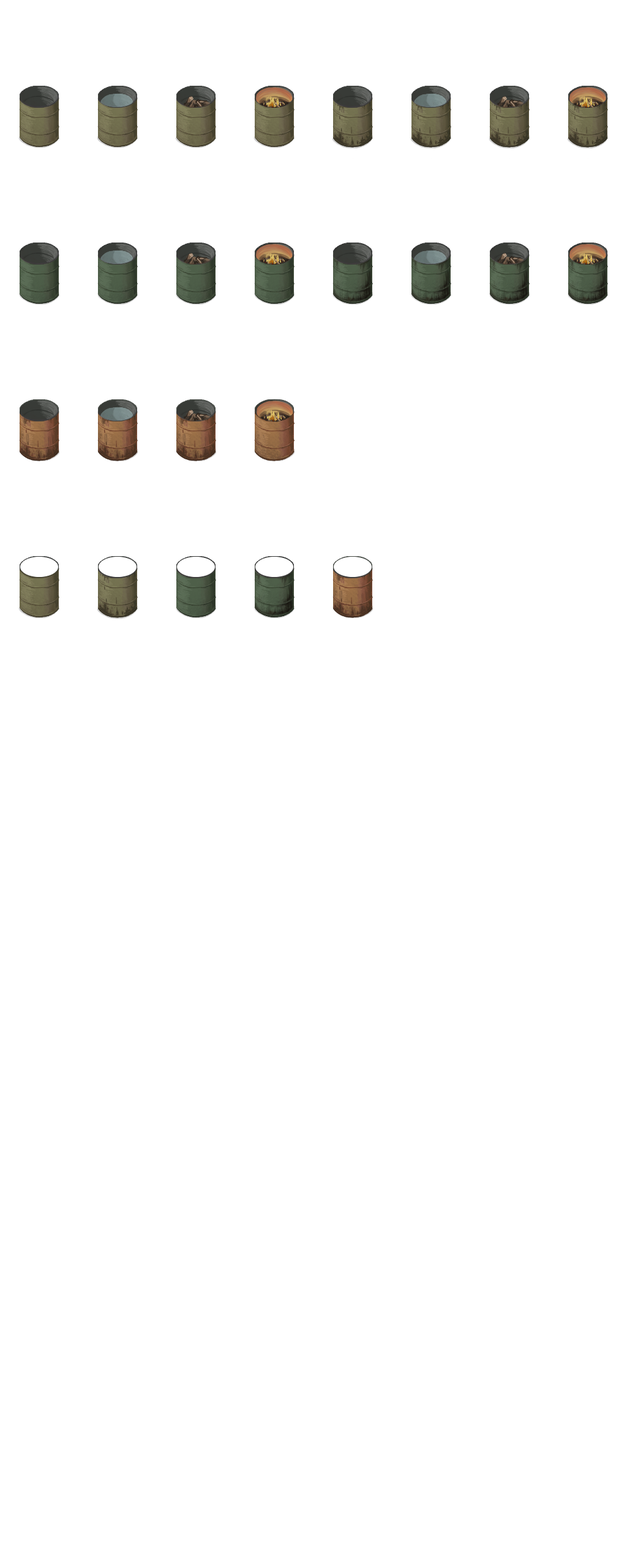
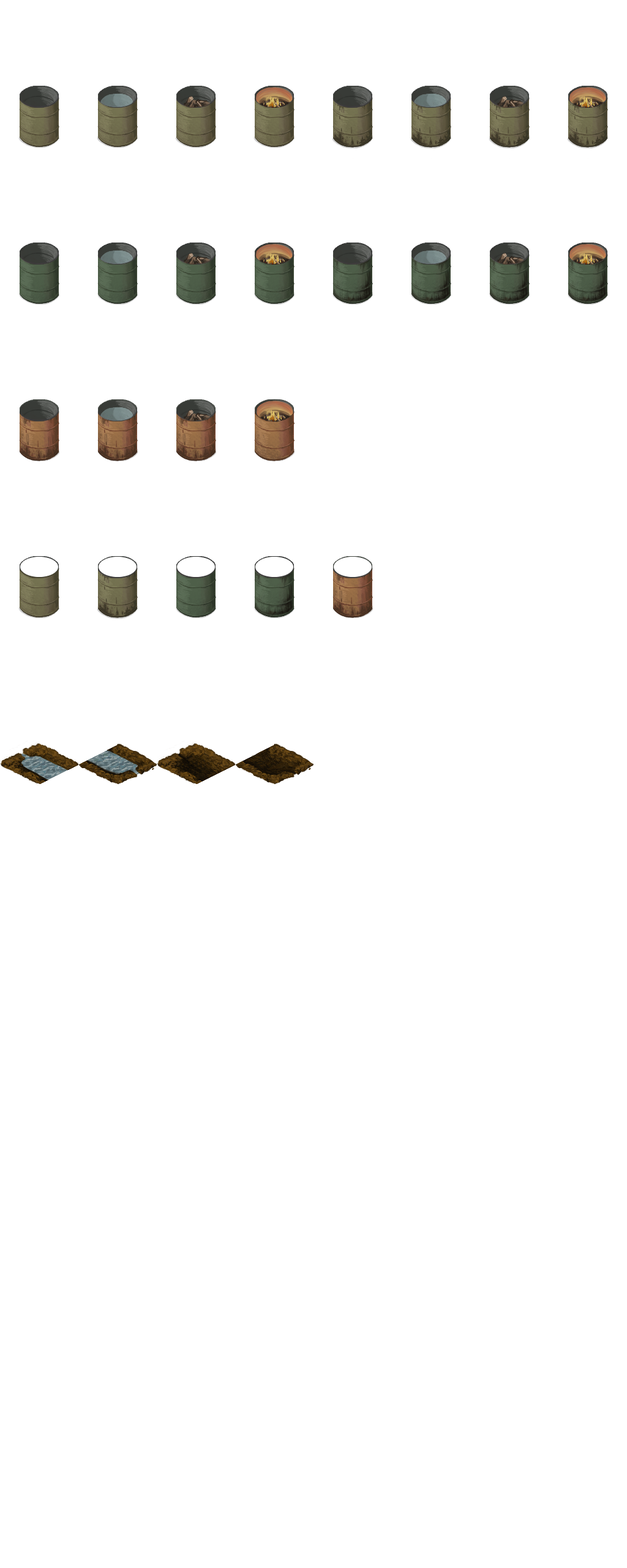
Layer changes from the first w=627, h=1568 image to the second:
added group "ditch" with 23 layers above "metaldrum_overlay" over bbox(0, 740, 314, 786)
added group "ditch_no_water_w" with 3 layers in group "ditch" over bbox(151, 740, 236, 786)
added layer "floor copy 6" (1st of 2, in "ditch" › "ditch_no_water_w") in group "ditch_no_water_w" over bbox(151, 740, 236, 786)
added layer "water copy 2" (1st of 2, in "ditch" › "ditch_no_water_w") in group "ditch_no_water_w" over bbox(158, 744, 236, 784)
added group "ditch_no_water_e" with 3 layers in group "ditch" over bbox(235, 743, 314, 785)
added layer "floor" (2nd of 4, in "ditch" › "ditch_no_water_e") in group "ditch_no_water_e" over bbox(235, 743, 314, 785)
added layer "water copy 3" (1st of 3, in "ditch" › "ditch_no_water_e") in group "ditch_no_water_e" over bbox(236, 744, 314, 784)
added group "ditch_water_w" with 3 layers in group "ditch" over bbox(0, 740, 79, 786)
added layer "floor copy 5" (2nd of 2, in "ditch" › "ditch_water_w") in group "ditch_water_w" over bbox(0, 740, 79, 786)
added layer "water copy 2" (2nd of 2, in "ditch" › "ditch_water_w") in group "ditch_water_w" over bbox(1, 744, 79, 784)
added group "ditch_water_e" with 3 layers in group "ditch" over bbox(78, 743, 162, 785)
added layer "floor copy 3" (2nd of 2, in "ditch" › "ditch_water_e") in group "ditch_water_e" over bbox(78, 743, 162, 785)
added layer "water copy 3" (2nd of 3, in "ditch" › "ditch_water_e") in group "ditch_water_e" over bbox(79, 744, 157, 784)
